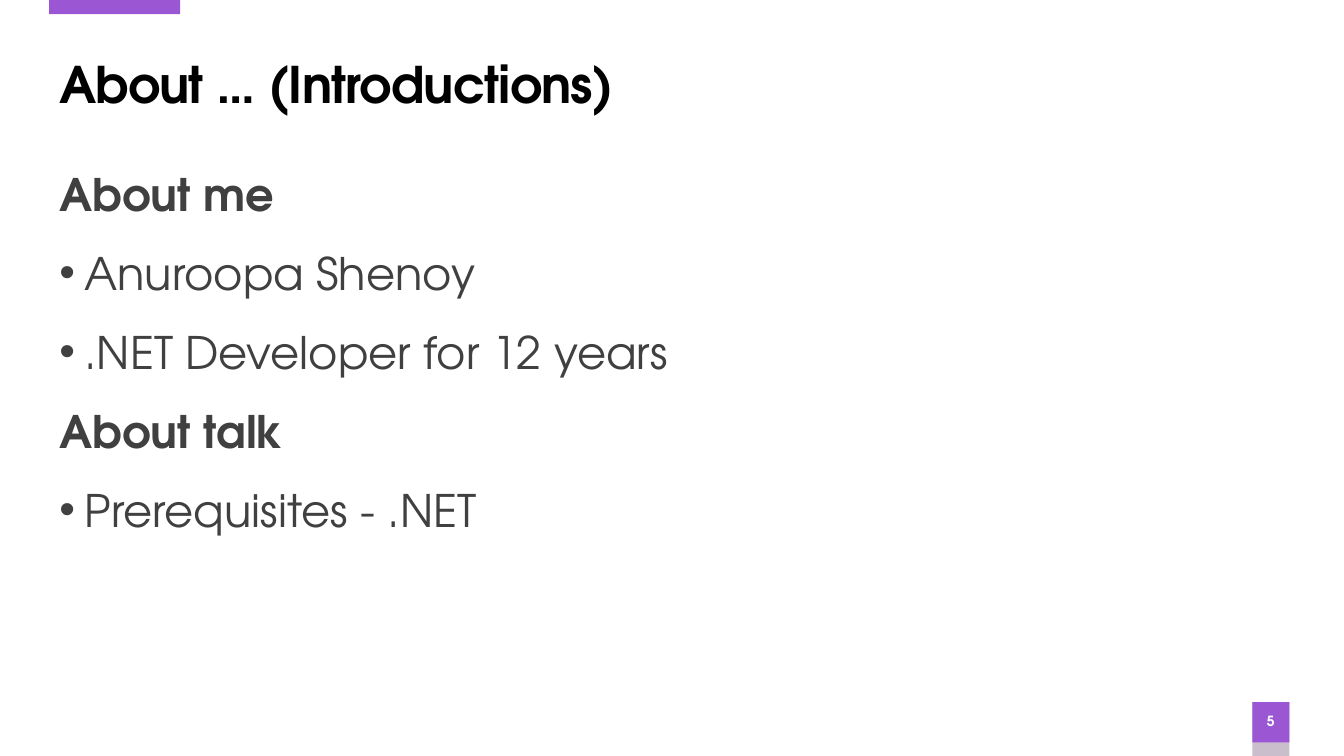
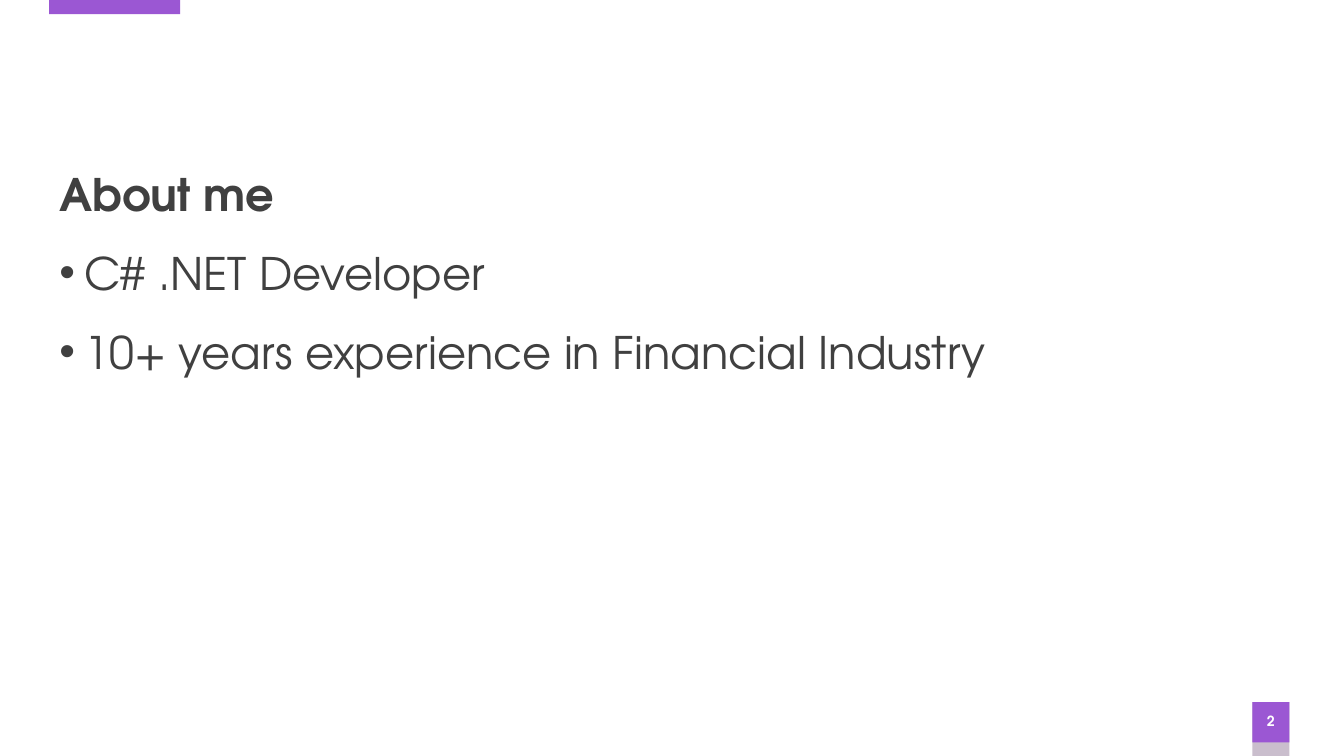
Before and after one commit to anuroopa/codecampnyc-2018, a slide deck: slide 2 of Hitchhiker's guide to Benchmark.pptx (slide 5 before the commit). Drawn at 1344x756 pixels with LibreOffice and Linux fonts; fonts in the diff are those of the drawing. Boxes give left, top, right and bottom in pixels: in the first picture for what was removed or moved away, otherwise in the second. Text is boxed around its words. In the diff, an @@ line names an element or a change of style, - is before the commit and + after.

Commit message:
With latest changes

```diff
--- a/Hitchhiker's guide to Benchmark.pptx
+++ b/Hitchhiker's guide to Benchmark.pptx
@@ title removed at [59, 64, 613, 116] @@
-About … (Introductions)
@@ text at [84, 256, 986, 378]: text changed @@
-• Anuroopa Shenoy
-• .NET Developer for 12 years
-About talk
-• Prerequisites - .NET
+• C# .NET Developer
+• 10+ years experience in Financial Industry
@@ page number at [1267, 715, 1275, 726]: text changed @@
-5
+2
```
Also in this commit, not shown: 2 other slides changed.
